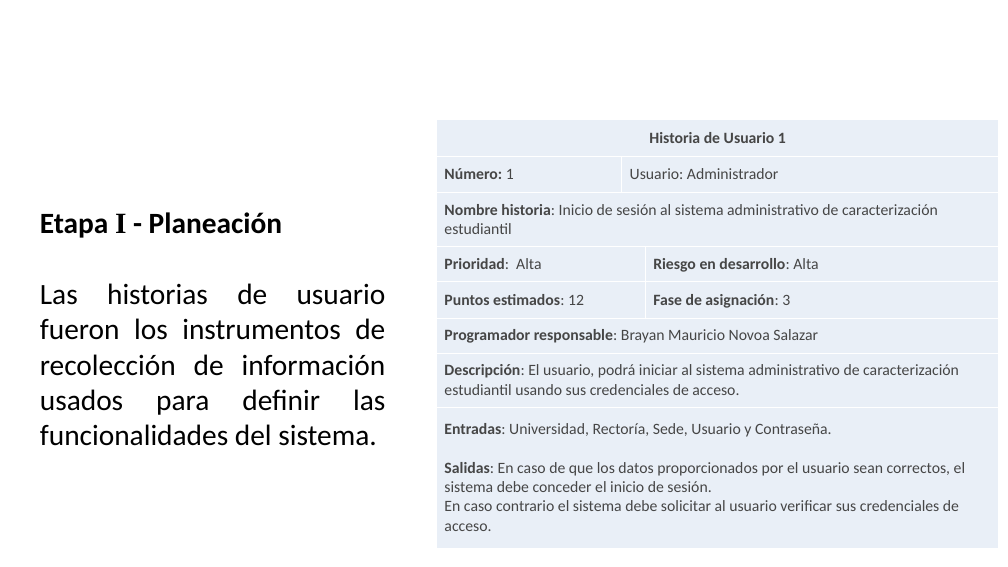
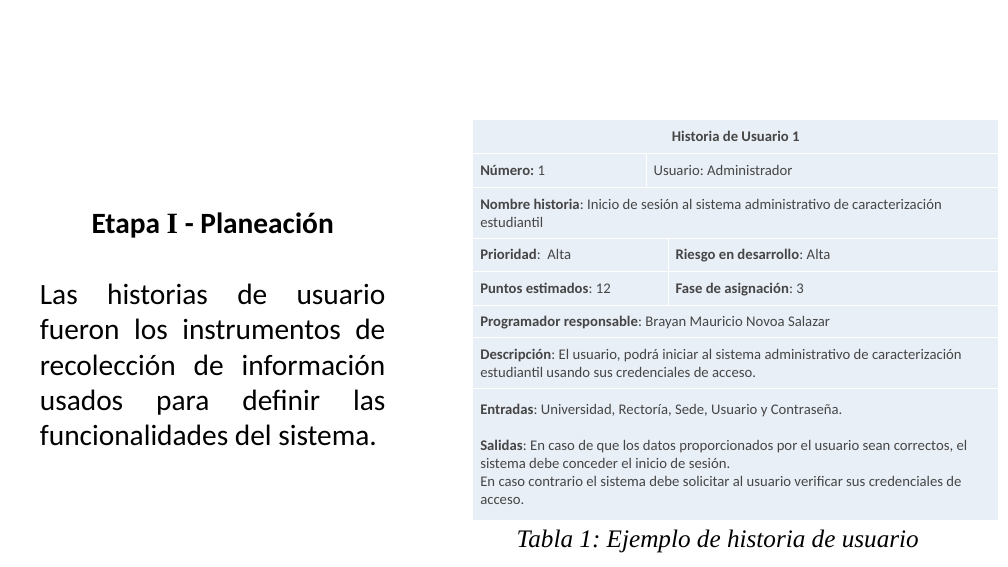
Before and after one commit to BrayanNovoa/uniminuto, a slide deck: slide 8 of expo/expo.pptx. Drawn at 1008x567 pixels with LibreOffice and Linux fonts; fonts in the diff are those of the drawing; background and template pictures are left out. Boxes give left, top, right and bottom in pixels: in the first picture for what was removed or moved away, otherwise in the second. Text is boxed around its words. In the diff, an @@ line names an element or a change of style, - is before the commit and + after.

```diff
--- a/expo/expo.pptx
+++ b/expo/expo.pptx
@@ table at (473,119,999,521) @@
@@ size 15 to 14 pt @@
@@ table: place and size @@
-table at (437,119,999,548)
+table at (473,119,999,521)
@@ text at (92,212,333,238): alignment justified to centre @@
@@ text added at (517,529,919,553), 24 pt, text #464646, italic @@
+Tabla 1: Ejemplo de historia de usuario
```
Also in this commit, not shown: 12 other slides changed, 5 other files.
